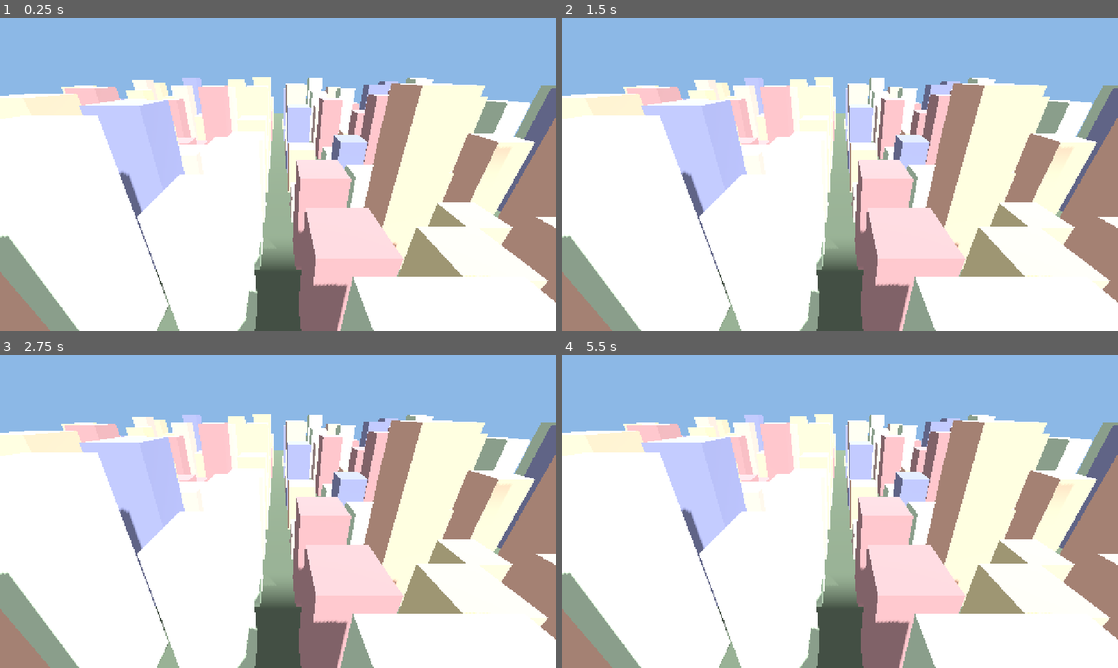
Above: before the commit, frames 1-4 (two rows, left to right).
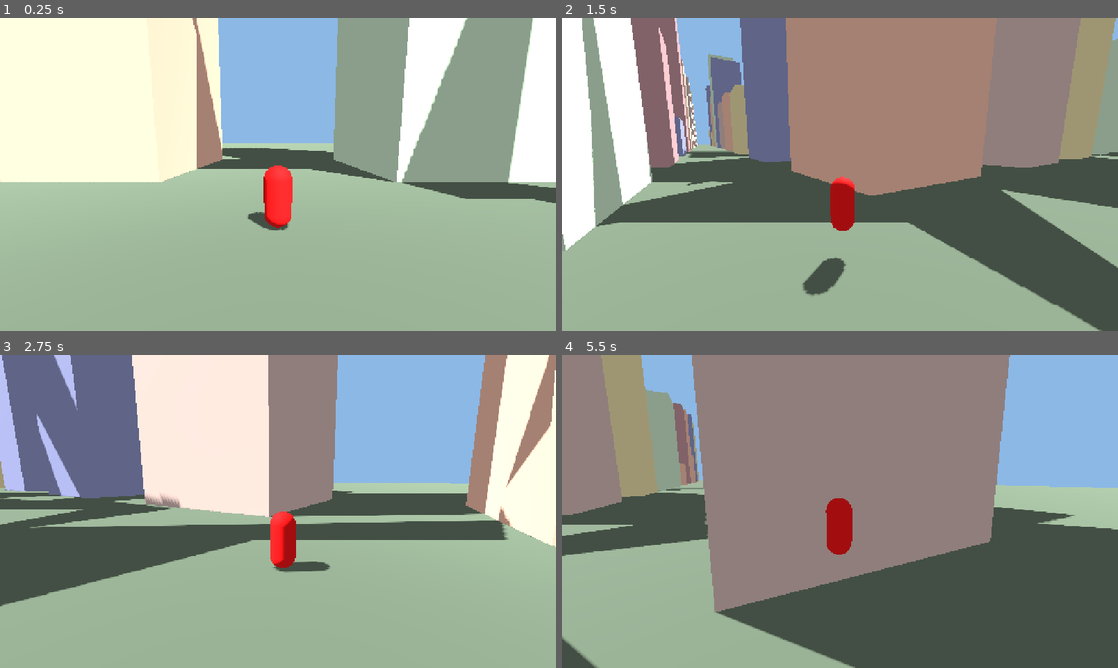
Above: after the commit, the same moments.

Repository: teiamotx/spider
Game: Godot game, scene res://scenes/main.tscn
Same seed, same stepped clock (60 frames per second), same inputs: the game is played once before the commit and once after it.
Inputs:
- Up to frame 1 (0.25 s): no input
- Up to frame 2 (1.5 s): hold D 0.53-1.28 s; tap Space at 0.6, 0.77, 1.07, 1.35 s; hold S from 1.28 s (still down)
- Up to frame 3 (2.75 s): tap Space at 1.52, 1.82, 2.1 s; release S at 2.03 s; hold D from 2.03 s (still down)
- Up to frame 4 (5.5 s): release D at 2.78 s; hold W 2.78-3.53 s; tap Space at 2.85, 3.02, 3.32, 3.6, 3.77, 4.07, 4.35, 4.52, 4.82, 5.1 s; hold A 3.53-5.03 s; hold S from 5.03 s (still down)

The runs differ from the first frame. In frame 1, 91% of the frame differs, in the area x 0-100%, y 0-100%; in frame 2, 89%; in frame 3, 88%; in frame 4, 89%.

Commit message:
Add keyboard-driven player with momentum movement and follow camera

Diff:
--- a/scenes/main.tscn
+++ b/scenes/main.tscn
@@ -1,6 +1,7 @@
-[gd_scene load_steps=6 format=3]
+[gd_scene load_steps=7 format=3]
 
 [ext_resource type="Script" path="res://scripts/city/city_generator.gd" id="1_city"]
+[ext_resource type="PackedScene" path="res://scenes/player.tscn" id="2_player"]
 
 [sub_resource type="Environment" id="Environment_main"]
 background_mode = 1
@@ -41,7 +42,5 @@
 [node name="City" type="Node3D" parent="."]
 script = ExtResource("1_city")
 
-[node name="DebugCamera" type="Camera3D" parent="."]
-position = Vector3(0, 70, 140)
-rotation = Vector3(-0.45, 0, 0)
-current = true
+[node name="Player" parent="." instance=ExtResource("2_player")]
+position = Vector3(-150, 1, -150)
--- /dev/null
+++ b/scenes/player.tscn
@@ -0,0 +1,39 @@
+[gd_scene load_steps=7 format=3]
+
+[ext_resource type="Script" path="res://scripts/player/player.gd" id="1_player"]
+[ext_resource type="Script" path="res://scripts/player/player_input.gd" id="2_input"]
+[ext_resource type="Script" path="res://scripts/player/camera_rig.gd" id="3_rig"]
+
+[sub_resource type="CapsuleShape3D" id="CapsuleShape3D_body"]
+radius = 0.4
+height = 1.8
+
+[sub_resource type="CapsuleMesh" id="CapsuleMesh_body"]
+radius = 0.4
+height = 1.8
+
+[sub_resource type="StandardMaterial3D" id="StandardMaterial3D_body"]
+albedo_color = Color(0.85, 0.1, 0.1, 1)
+roughness = 0.8
+
+[node name="Player" type="CharacterBody3D"]
+script = ExtResource("1_player")
+
+[node name="Collision" type="CollisionShape3D" parent="."]
+shape = SubResource("CapsuleShape3D_body")
+
+[node name="Mesh" type="MeshInstance3D" parent="."]
+mesh = SubResource("CapsuleMesh_body")
+material_override = SubResource("StandardMaterial3D_body")
+
+[node name="PlayerInput" type="Node" parent="."]
+script = ExtResource("2_input")
+
+[node name="CameraRig" type="Node3D" parent="."]
+top_level = true
+script = ExtResource("3_rig")
+
+[node name="Camera3D" type="Camera3D" parent="CameraRig"]
+position = Vector3(0, 1, 6.5)
+rotation = Vector3(-0.15, 0, 0)
+current = true
--- /dev/null
+++ b/scripts/player/camera_rig.gd
@@ -0,0 +1,38 @@
+class_name CameraRig
+extends Node3D
+## Third-person follow camera. The rig is a top-level child of the player, so it moves
+## with the player's position but not its rotation. Its yaw eases toward the direction
+## of travel, so the camera trails behind the player. FOV widens with speed.
+
+@export var follow_speed: float = 8.0
+@export var turn_speed: float = 3.0
+@export var look_height: float = 0.6
+@export var base_fov: float = 68.0
+@export var max_fov: float = 90.0
+## Speed in m/s at which max_fov is reached.
+@export var fov_speed_ref: float = 25.0
+
+## Current heading of the camera. Player movement reads this.
+var yaw: float = 0.0
+
+@onready var _body: CharacterBody3D = get_parent() as CharacterBody3D
+@onready var _camera: Camera3D = $Camera3D
+
+
+func _ready() -> void:
+	global_position = _body.global_position + Vector3.UP * look_height
+
+
+func _physics_process(delta: float) -> void:
+	var look_at_pos: Vector3 = _body.global_position + Vector3.UP * look_height
+	global_position = global_position.lerp(look_at_pos, 1.0 - exp(-follow_speed * delta))
+
+	var flat := Vector3(_body.velocity.x, 0.0, _body.velocity.z)
+	if flat.length() > 1.0:
+		# Heading whose local forward (-Z) points along the travel direction.
+		var desired_yaw: float = atan2(-flat.x, -flat.z)
+		yaw = lerp_angle(yaw, desired_yaw, 1.0 - exp(-turn_speed * delta))
+	rotation.y = yaw
+
+	var speed_t: float = clampf(_body.velocity.length() / fov_speed_ref, 0.0, 1.0)
+	_camera.fov = lerpf(base_fov, max_fov, speed_t)
--- /dev/null
+++ b/scripts/player/player.gd
@@ -0,0 +1,41 @@
+class_name PlayerController
+extends CharacterBody3D
+## On-foot movement. Momentum-based: ground acceleration is firm, air acceleration is weak,
+## so a jump keeps the speed you brought into it. Input is relative to the camera rig's yaw.
+
+@export var max_speed: float = 9.0
+@export var ground_accel: float = 14.0
+@export var air_accel: float = 4.0
+@export var jump_speed: float = 7.0
+@export var gravity_strength: float = 14.0
+
+@onready var _input: PlayerInput = $PlayerInput
+@onready var _rig: CameraRig = $CameraRig
+
+
+func _physics_process(delta: float) -> void:
+	var wish: Vector3 = _camera_relative(_input.get_move_axis()) * max_speed
+	var flat := Vector2(velocity.x, velocity.z)
+	var accel: float = ground_accel if is_on_floor() else air_accel
+	flat = flat.move_toward(Vector2(wish.x, wish.z), accel * delta)
+	velocity.x = flat.x
+	velocity.z = flat.y
+
+	if is_on_floor():
+		velocity.y = 0.0
+		if _input.consume_jump():
+			velocity.y = jump_speed
+	else:
+		velocity.y -= gravity_strength * delta
+
+	move_and_slide()
+
+
+## Turns a stick vector into a world-space direction, using the camera's facing.
+func _camera_relative(axis: Vector2) -> Vector3:
+	var rig_basis: Basis = _rig.global_transform.basis
+	var right: Vector3 = rig_basis.x
+	var forward: Vector3 = -rig_basis.z
+	right.y = 0.0
+	forward.y = 0.0
+	return right * axis.x + forward * axis.y
--- /dev/null
+++ b/scripts/player/player_input.gd
@@ -0,0 +1,39 @@
+class_name PlayerInput
+extends Node
+## Turns device input into the values the player reads each physics frame.
+## Step 2: keyboard only. Step 3 adds the touch joystick and buttons here.
+
+const JUMP_BUFFER_MS: int = 150
+
+var _jump_requested_at_ms: int = -1000000
+
+
+func _unhandled_input(event: InputEvent) -> void:
+	var key := event as InputEventKey
+	if key != null and key.pressed and not key.echo and key.keycode == KEY_SPACE:
+		request_jump()
+
+
+## Returns the move stick as a Vector2. x = right, y = forward. Length is at most 1.
+func get_move_axis() -> Vector2:
+	var axis := Vector2.ZERO
+	if Input.is_key_pressed(KEY_D):
+		axis.x += 1.0
+	if Input.is_key_pressed(KEY_A):
+		axis.x -= 1.0
+	if Input.is_key_pressed(KEY_W):
+		axis.y += 1.0
+	if Input.is_key_pressed(KEY_S):
+		axis.y -= 1.0
+	return axis.limit_length(1.0)
+
+
+func request_jump() -> void:
+	_jump_requested_at_ms = Time.get_ticks_msec()
+
+
+## True once per jump press, if the press is recent enough to still count.
+func consume_jump() -> bool:
+	var fresh: bool = Time.get_ticks_msec() - _jump_requested_at_ms <= JUMP_BUFFER_MS
+	_jump_requested_at_ms = -1000000
+	return fresh
